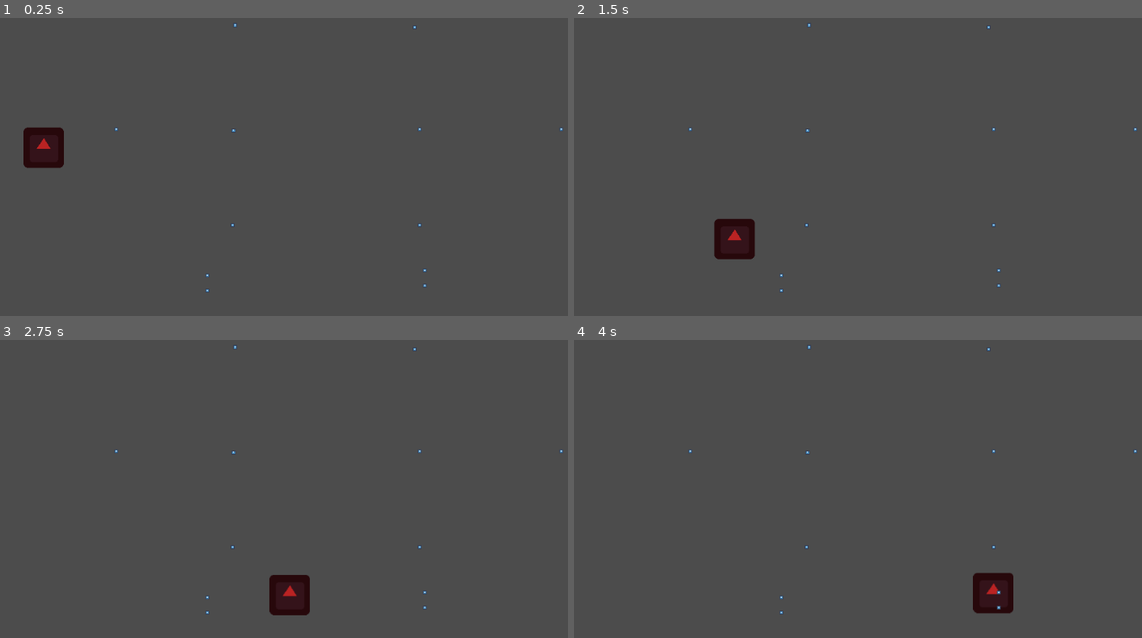
Above: before the commit, frames 1-4 (two rows, left to right).
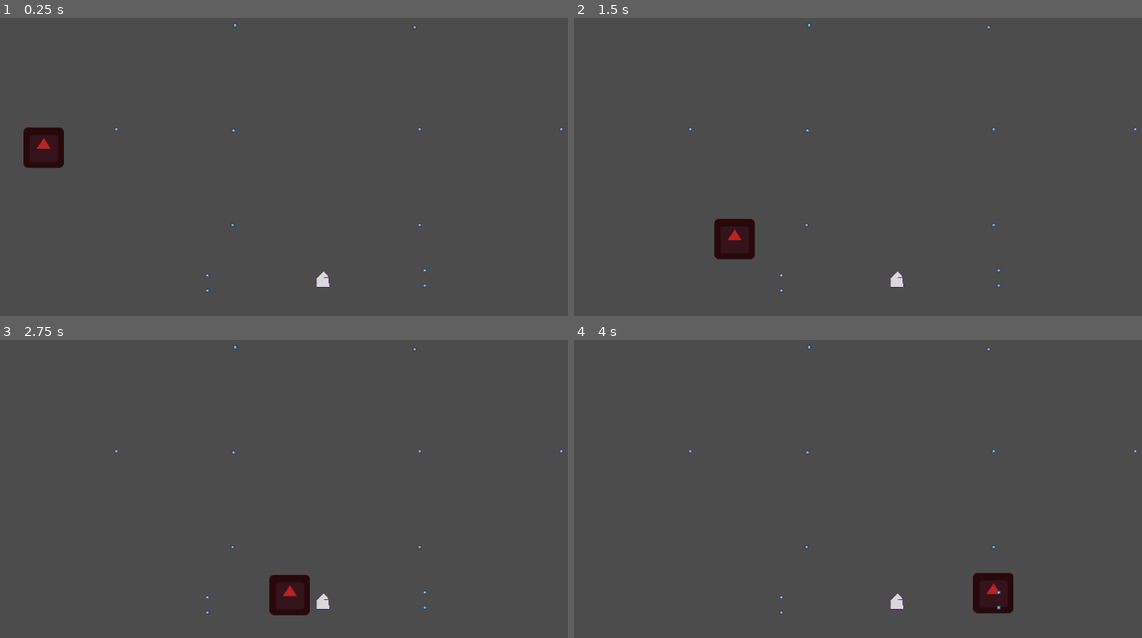
Above: after the commit, the same moments.

Repository: BeatMil/the_node
Game: Godot game, scene res://scene/stage1.tscn
The game is run twice, just before and just after one commit, with the same random seed, the same clock (stepped at 60 frames per second) and the same inputs. The engine's default icon, where the game draws it, is replaced by a stand-in: a white triangle on a blue panel in a dark square.
Inputs:
- Up to frame 1 (0.25 s): no input
- Up to frame 2 (1.5 s): no input
- Up to frame 3 (2.75 s): no input
- Up to frame 4 (4 s): no input

The runs differ from the first frame. In frame 1, 0.1% of the frame differs, in the area x 55-59%, y 84-91%; in frame 2, 0.1%; in frame 3, 0.1%; in frame 4, 0.1%.

Commit message:
added var damage to enemy.gd home.gd now takes damage from enemy.gd these changes so that it's easier to adjust each enemy damage
Changes to be committed:
       modified:   script/enemy.gd
       modified:   script/home.gd

       modified:   prefab/enemy.tscn
       modified:   scene/stage1.tscn

Diff:
--- a/prefab/enemy.tscn
+++ b/prefab/enemy.tscn
@@ -9,7 +9,9 @@
 [node name="enemy" type="Node2D"]
 script = ExtResource( 2 )
 
-[node name="hitbox" type="Area2D" parent="."]
+[node name="hitbox" type="Area2D" parent="." groups=[
+"enemy",
+]]
 
 [node name="CollisionShape2D" type="CollisionShape2D" parent="hitbox"]
 scale = Vector2( 0.2, 0.2 )
--- a/scene/stage1.tscn
+++ b/scene/stage1.tscn
@@ -1,9 +1,13 @@
-[gd_scene load_steps=3 format=2]
+[gd_scene load_steps=4 format=2]
 
 [ext_resource path="res://prefab/node.tscn" type="PackedScene" id=1]
 [ext_resource path="res://prefab/enemy.tscn" type="PackedScene" id=2]
+[ext_resource path="res://prefab/home.tscn" type="PackedScene" id=3]
 
 [node name="stage1" type="Node2D"]
+
+[node name="home" parent="." instance=ExtResource( 3 )]
+position = Vector2( 512, 472 )
 
 [node name="enemy" parent="." instance=ExtResource( 2 )]
 position = Vector2( 32, 232 )
--- a/script/enemy.gd
+++ b/script/enemy.gd
@@ -4,6 +4,7 @@
 export var node_number = 1
 export var speed = 0.2
 export var way = "../way1/"
+var damage = 2
 
 
 # beat function helper
--- a/script/home.gd
+++ b/script/home.gd
@@ -5,10 +5,9 @@
 
 func _ready():
 	print("home HP: %s"%hp)
-	pass # Replace with function body.
 
 
 func _on_Area2D_area_entered(area):
 	if area.is_in_group("enemy"):
-		hp -= 1
+		hp -= area.get_parent().damage # get damage from enemy.gd
 	print("home HP: %s"%hp)
